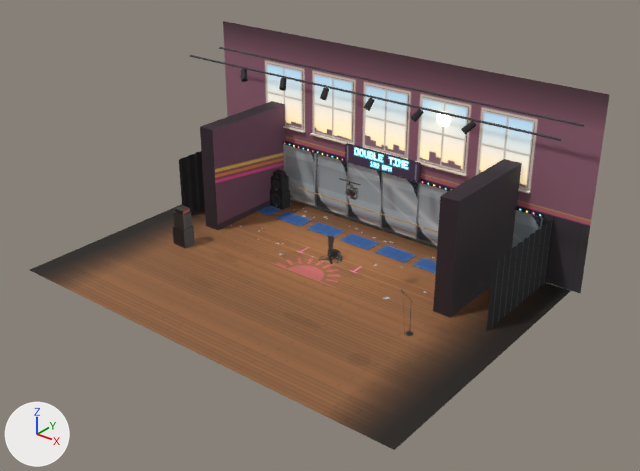
The Blender file art/stage-burn.blend: old version first, new version second.
One viewpoint serves both versions: a 50 mm camera at (21.6, -27.7, 18.2) aimed at (1.4, -2.5, 2.5). Arrows for +X, +Y and +Z are at lower left; the lights stay in place. The older version comes first.

In view in the first picture: 'fg_left', 'seg_burnout', 'seg_double', 'seg_warmup', 'set' and 4 more.
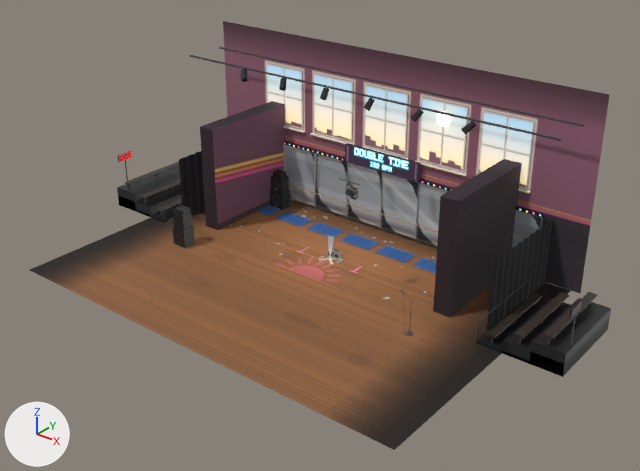
Where the change shows, as pixel boxes [x1, y1, x2, y2] in the pictures (640 x 471 px):
'audience', added: after [117, 151, 611, 377]

The change, as a list of edits to the scene's bpy script:
```text
Add me_audience:
    me_audience.from_pydata(...)  # 340 vertices, 254 faces; spans x -12.0..12.0, y -2.0..2.0, z 0.0..2.6
    me_audience.materials.append(mat_props)
Add ob_audience:
    ob_audience = bpy.data.objects.new('audience', me_audience)
    ob_audience.location = (0.0, 0.0, 0.0)
```
